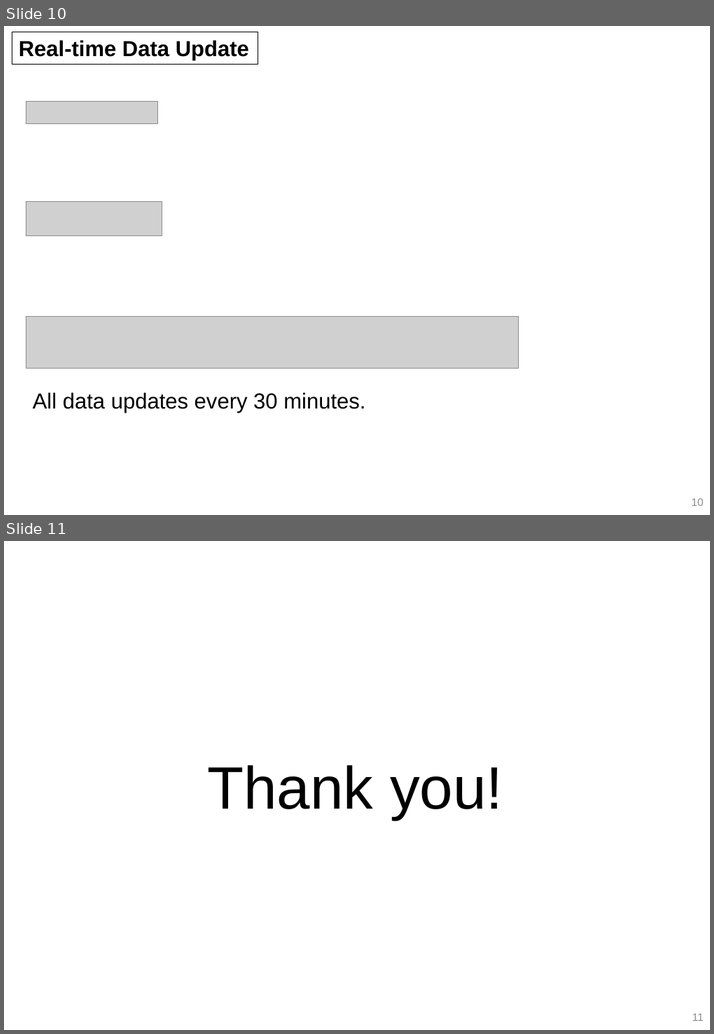
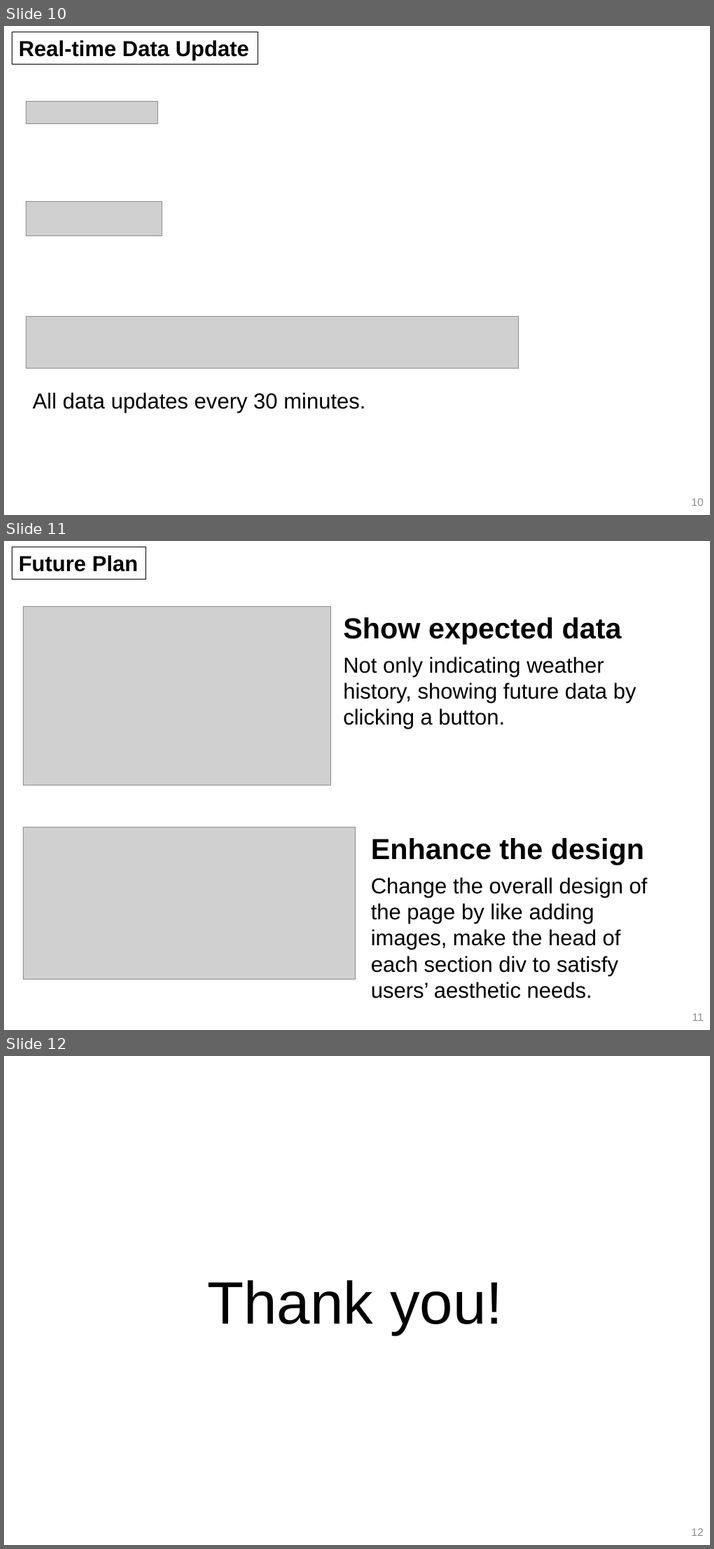
Before and after one commit to jisan98/WebApp_FinalProject, a slide deck: Web_Application_Programming_FinalProject_Presentation_201821181_JisanKim.pptx. Shown one above the other, each under a label of ours: slides 10 and 11 before the commit, slides 10, 11 and 12 after it. The pictures are 714x1034 and 714x1549 pixels, drawn with LibreOffice and Linux fonts; fonts in the diff are those of the drawing; grey boxes stand for pictures. Boxes give left, top, right and bottom in pixels: in the first picture for what was removed or moved away, otherwise in the second. Text is boxed around its words. In the diff, an @@ line names an element or a change of style, - is before the commit and + after.

Commit message:
Added Future plan to the presentation file

```diff
--- a/Web_Application_Programming_FinalProject_Presentation_201821181_JisanKim.pptx
+++ b/Web_Application_Programming_FinalProject_Presentation_201821181_JisanKim.pptx
@@ slide 11 added at box(4, 541, 710, 1030), background #FFFFFF @@
@@ rectangle added at box(12, 547, 145, 579), outline #000000 0.75 pt, 24 pt, text #000000, bold @@
+Future Plan
@@ picture added at box(24, 606, 330, 785) @@
@@ text added at box(343, 617, 621, 644), 32 pt, text #000000, bold @@
+Show expected data
@@ text added at box(343, 656, 636, 729), 24 pt, text #000000 @@
+Not only indicating weather history, showing future data by clicking a button.
@@ picture added at box(24, 827, 355, 979) @@
@@ text added at box(371, 838, 644, 864), 32 pt, text #000000, bold @@
+Enhance the design
@@ text added at box(371, 877, 647, 998), 24 pt, text #000000 @@
+Change the overall design of the page by like adding images, make the head of each section div to satisfy users’ aesthetic needs.
@@ page number added at box(692, 1013, 703, 1020), 12 pt, text #8C8C8C @@
+11
@@ what was slide 11 is now slide 12 @@
@@ page number at box(691, 1528, 703, 1535): text changed @@
-11
+12
```
